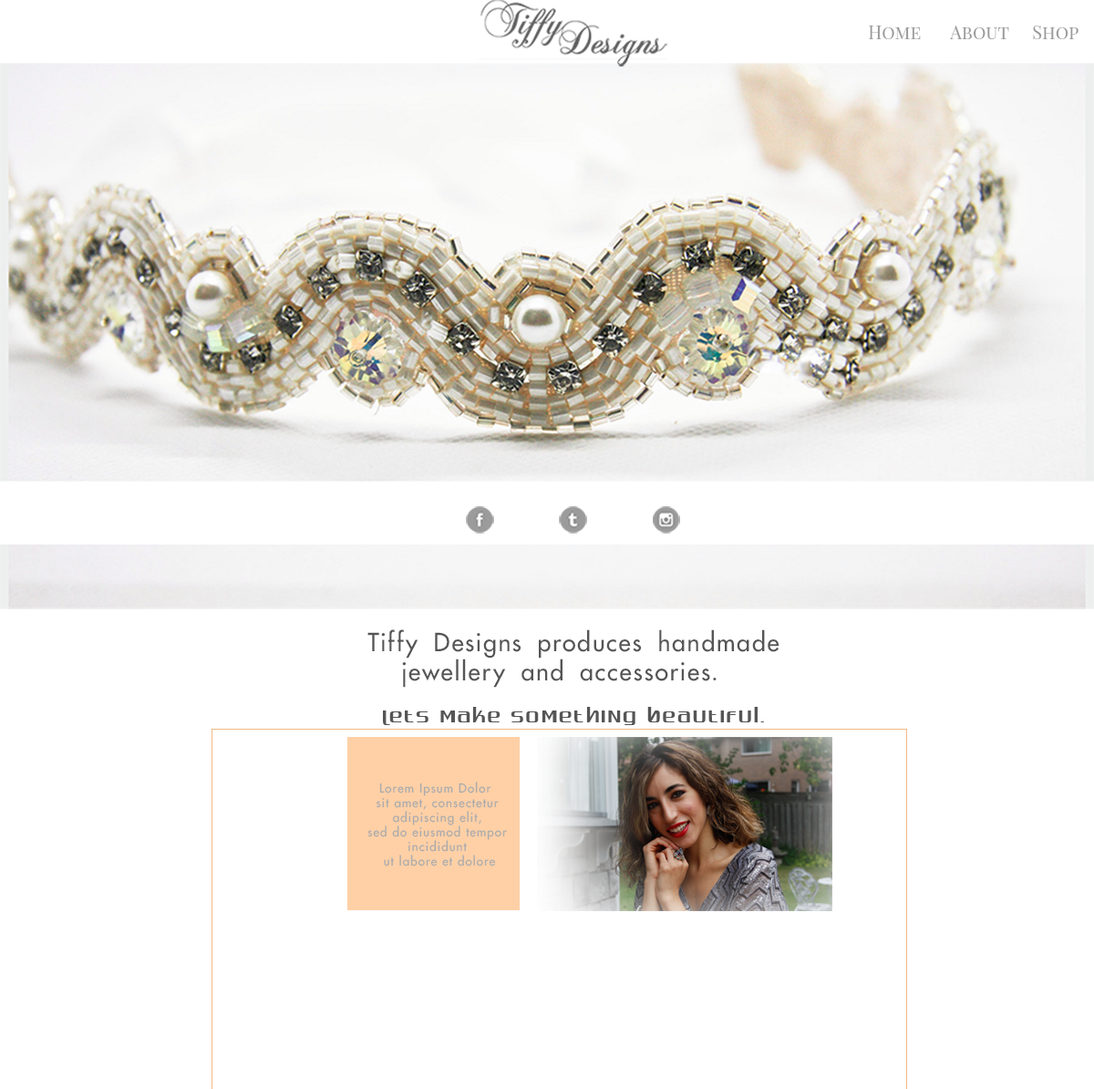
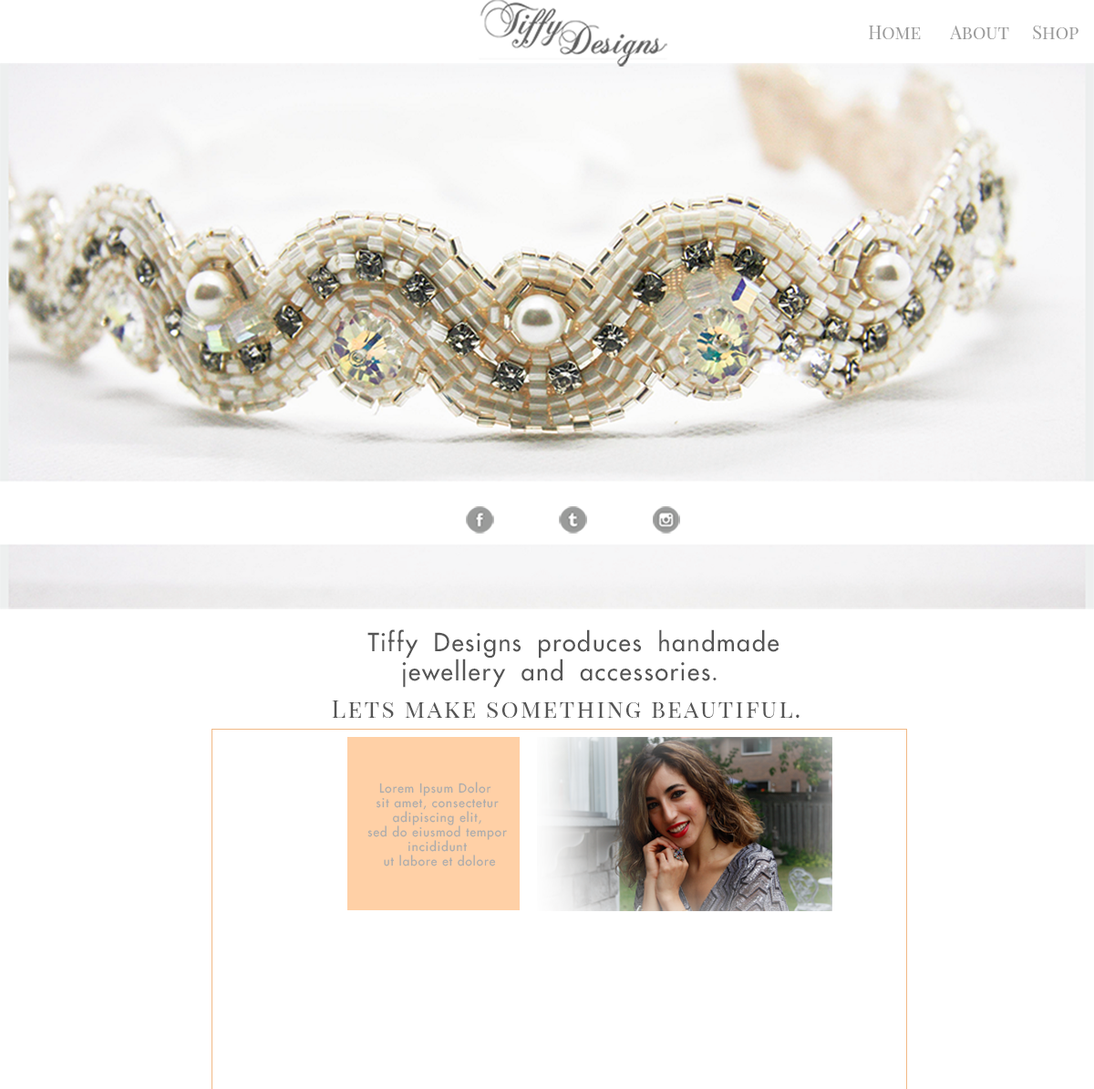
Layer changes from the first 1094 × 1089 image to the second:
painted on "Lets make something beautiful." over [331,700,800,725]
